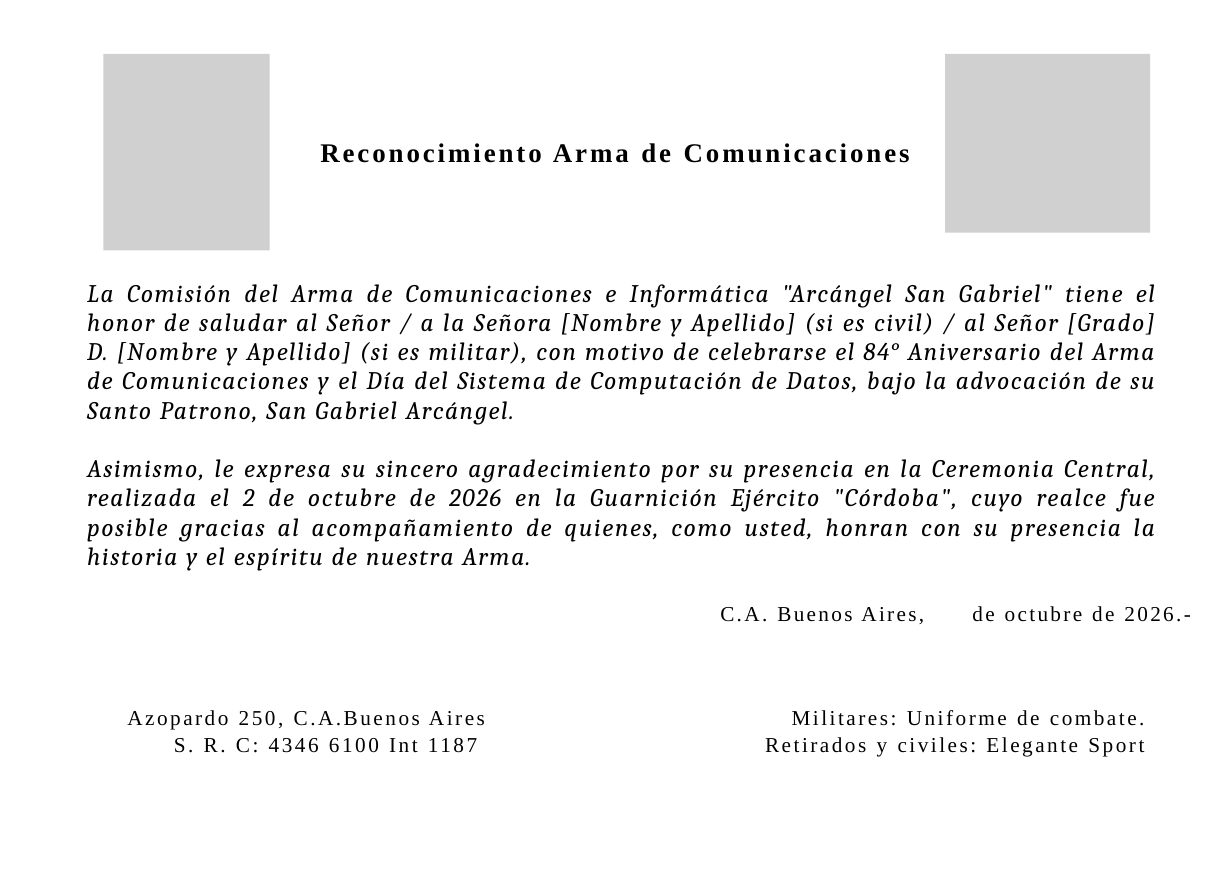
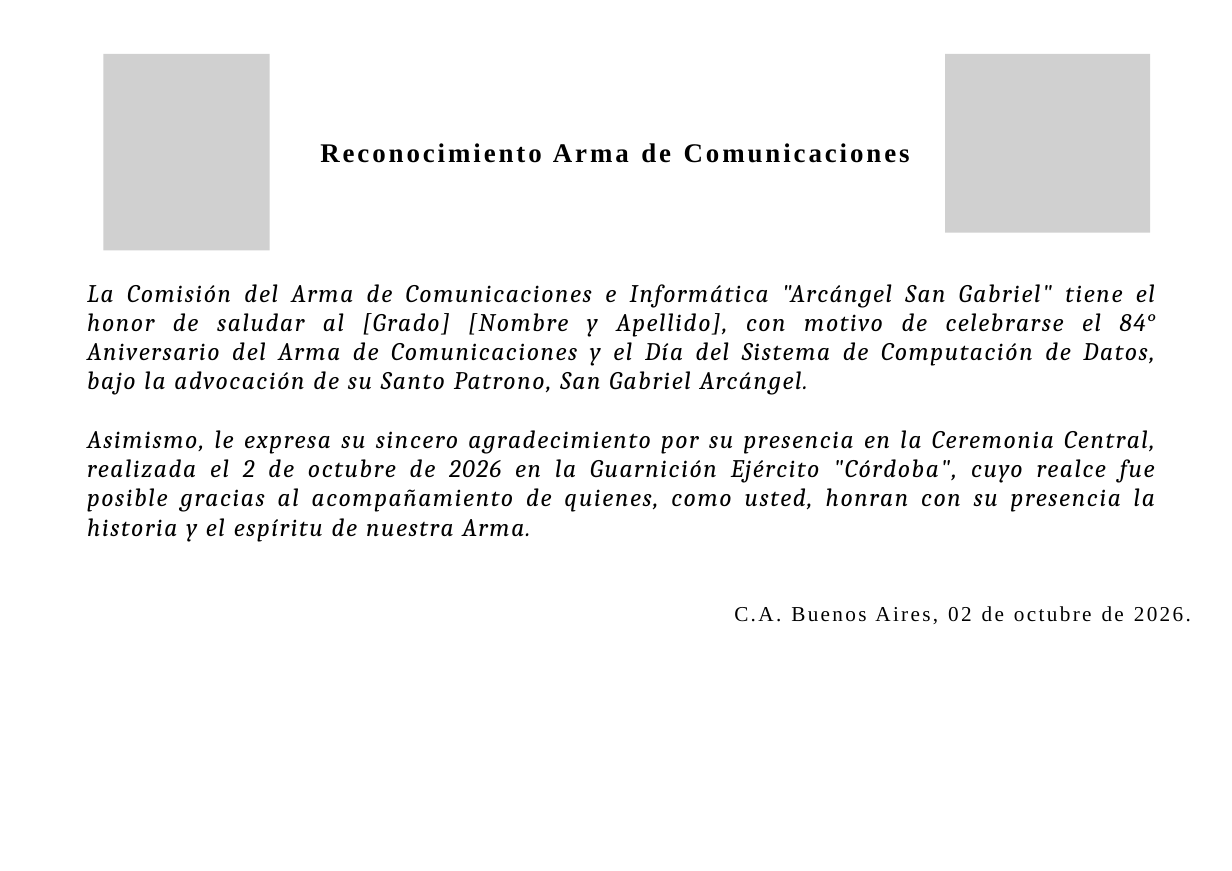
Before and after one commit to santigorbe/dia_arma_comu, a slide deck: slide 1 of diploma/plantilla_diploma.pptx. Drawn at 1232x871 pixels with LibreOffice and Linux fonts; fonts in the diff are those of the drawing; grey boxes stand for pictures. Boxes give left, top, right and bottom in pixels: in the first picture for what was removed or moved away, otherwise in the second. Text is boxed around its words. In the diff, an @@ line names an element or a change of style, - is before the commit and + after.

```diff
--- a/diploma/plantilla_diploma.pptx
+++ b/diploma/plantilla_diploma.pptx
@@ text at (x1=87, y1=284, x2=1155, y2=395): text changed @@
-La Comisión del Arma de Comunicaciones e Informática "Arcángel San Gabriel" tiene el honor de saludar al Señor / a la Señora [Nombre y Apellido] (si es civil) / al Señor [Grado] D. [Nombre y Apellido] (si es militar), con motivo de celebrarse el 84° Aniversario del Arma de Comunicaciones y el Día del Sistema de Computación de Datos, bajo la advocación de su Santo Patrono, San Gabriel Arcángel.
+La Comisión del Arma de Comunicaciones e Informática "Arcángel San Gabriel" tiene el honor de saludar al [Grado] [Nombre y Apellido], con motivo de celebrarse el 84° Aniversario del Arma de Comunicaciones y el Día del Sistema de Computación de Datos, bajo la advocación de su Santo Patrono, San Gabriel Arcángel.
@@ text at (x1=734, y1=606, x2=1191, y2=624): text changed @@
-C.A. Buenos Aires, de octubre de 2026.-
+C.A. Buenos Aires, 02 de octubre de 2026.
@@ text removed at (x1=127, y1=710, x2=485, y2=753) @@
-Azopardo 250, C.A.Buenos Aires
-S. R. C: 4346 6100 Int 1187
@@ text removed at (x1=765, y1=710, x2=1145, y2=757) @@
-Militares: Uniforme de combate.
-Retirados y civiles: Elegante Sport
```
Also in this commit, not shown: 7 other files.
